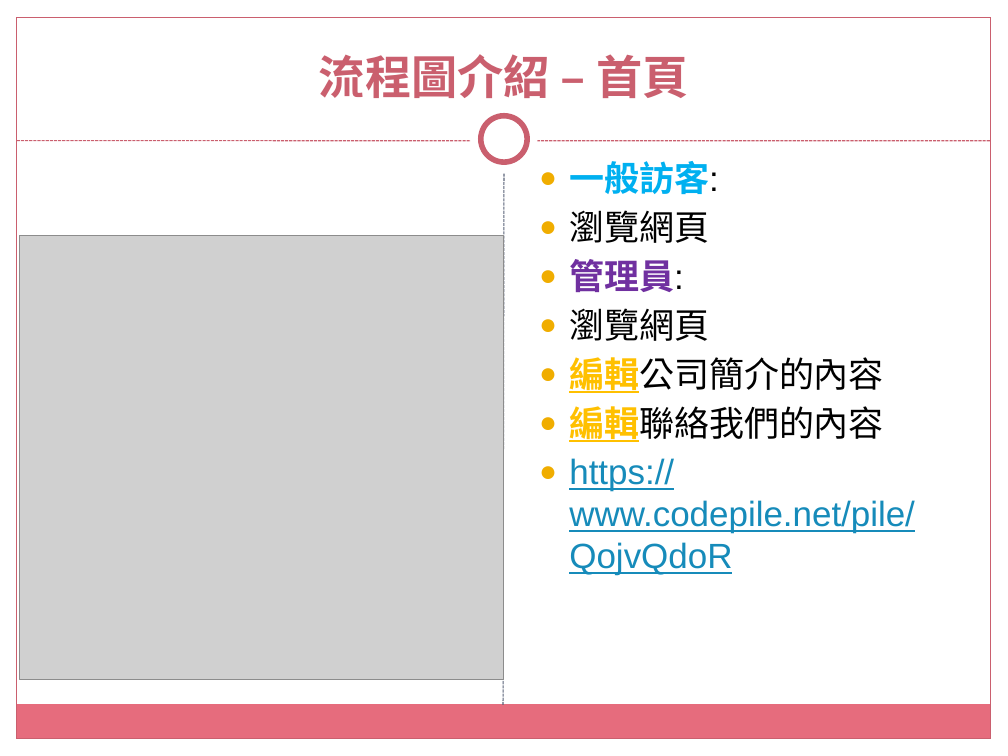
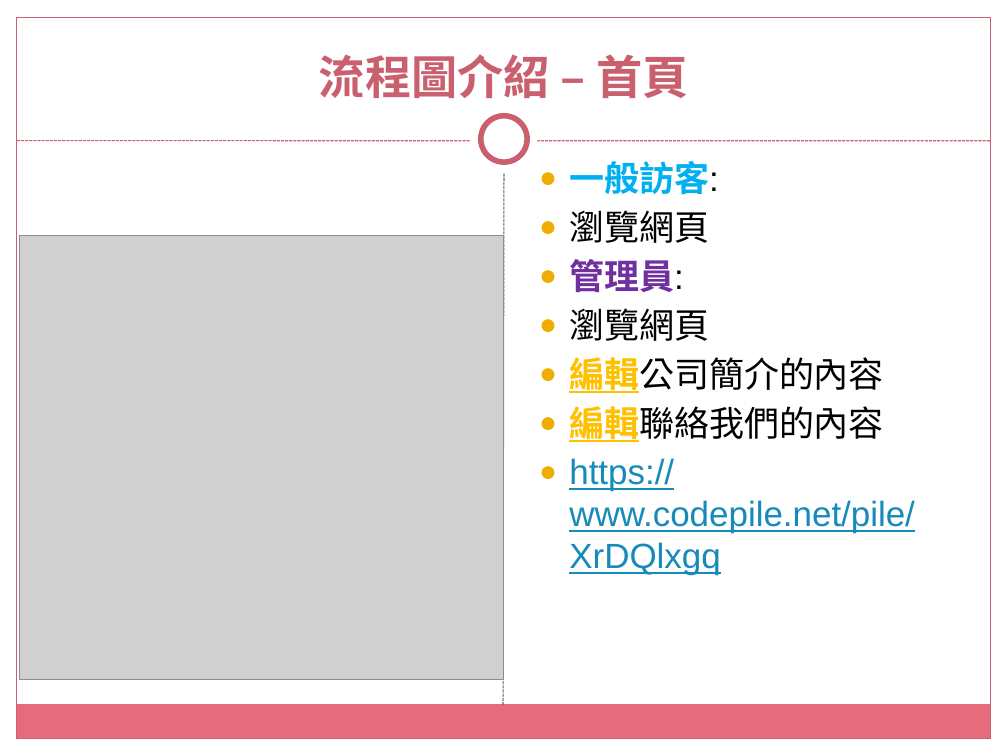
Before and after one commit to tsouleona/gitLab, a slide deck: slide 4 of small_project/data_project/沅淯駿營造有限公司.pptx. Drawn at 1008x756 pixels with LibreOffice and Linux fonts; fonts in the diff are those of the drawing; grey boxes stand for pictures; background and template pictures are left out. Boxes give left, top, right and bottom in pixels: in the first picture for what was removed or moved away, otherwise in the second. Text is boxed around its words. In the diff, an @@ line names an element or a change of style, - is before the commit and + after.

```diff
--- a/small_project/data_project/沅淯駿營造有限公司.pptx
+++ b/small_project/data_project/沅淯駿營造有限公司.pptx
@@ text at (x1=569, y1=458, x2=915, y2=575): text changed @@
-● https://www.codepile.net/pile/QojvQdoR
+● https://www.codepile.net/pile/XrDQlxgq
```
Also in this commit, not shown: 2 other slides changed.
